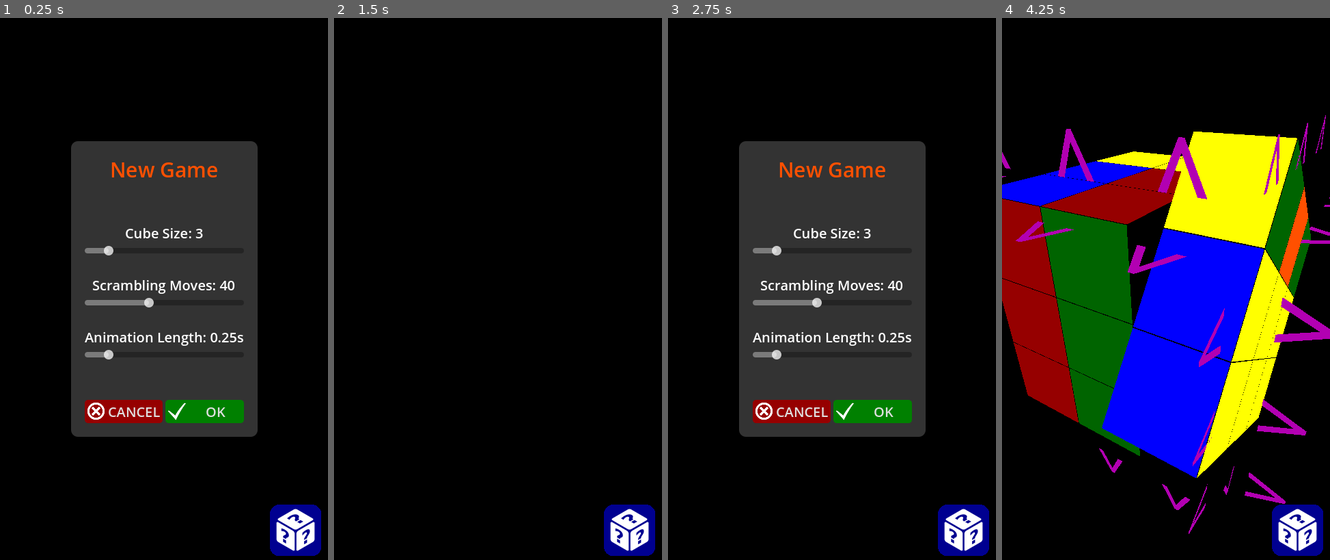
Above: before the commit, frames 1-4 (left to right).
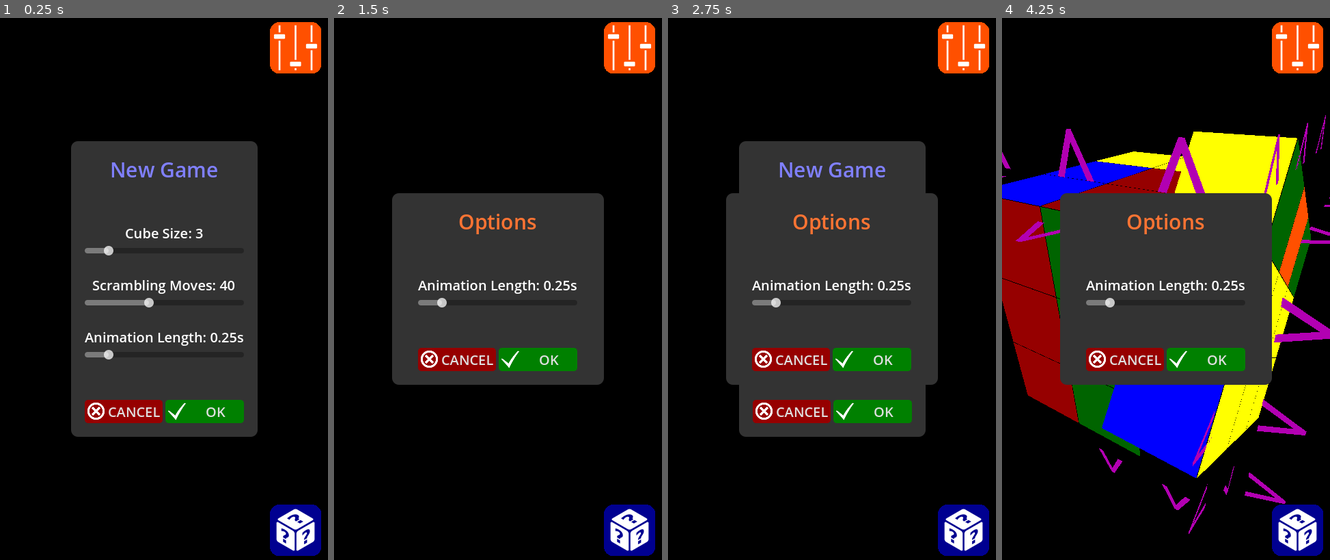
Above: after the commit, the same moments.

Repository: yannprada/n-cube
Game: Godot game, scene res://scenes/game/game.tscn
Two runs of this game, one before a commit and one after it. Both use one fixed random seed, a clock stepped at 60 frames per second and the inputs below.
Inputs (mouse positions are in pixels of both pictures, inside the frame that each line leads up to):
- Up to frame 1 (0.25 s): no input
- Up to frame 2 (1.5 s): click (629, 45) at 0.52 s; click "CANCEL" at 1.25 s
- Up to frame 3 (2.75 s): click (963, 532) at 2 s
- Up to frame 4 (4.25 s): click (1297, 532) at 2.75 s; click "OK" at 3.5 s

The runs differ from the first frame. In frame 1, 1.8% of the frame differs, in the area x 33-98%, y 0-30%; in frame 2, 24%; in frame 3, 8.3%; in frame 4, 24%, in the area x 17-98%, y 0-68%.

Commit message:
Added settings

Diff:
--- a/scenes/game/UI/UI.tscn
+++ b/scenes/game/UI/UI.tscn
@@ -1,10 +1,12 @@
-[gd_scene load_steps=15 format=3 uid="uid://vyvu0gq6q5xk"]
+[gd_scene load_steps=18 format=3 uid="uid://vyvu0gq6q5xk"]
 
 [ext_resource type="Script" uid="uid://cyuyfumpe4tkw" path="res://scenes/game/UI/ui.gd" id="1_lj5up"]
 [ext_resource type="Texture2D" uid="uid://bgpehx85u4oo2" path="res://assets/shuffle75.png" id="2_wgnrc"]
 [ext_resource type="Texture2D" uid="uid://cnv5ogsw7cl2r" path="res://assets/shuffle75pressed.png" id="3_84lt7"]
 [ext_resource type="Texture2D" uid="uid://boocgkjh3r2wn" path="res://assets/cancel75.png" id="4_2ttv2"]
+[ext_resource type="Texture2D" uid="uid://de1pexsyxa7pq" path="res://assets/settings75.png" id="4_dhitd"]
 [ext_resource type="Texture2D" uid="uid://yevb552t60ls" path="res://assets/ok75.png" id="5_u6q2i"]
+[ext_resource type="Texture2D" uid="uid://drm7qx0x6scea" path="res://assets/settings75pressed.png" id="5_ydonv"]
 
 [sub_resource type="StyleBoxFlat" id="StyleBoxFlat_iotsf"]
 bg_color = Color(0.2, 0.2, 0.2, 1)
@@ -13,9 +15,9 @@
 corner_radius_bottom_right = 10
 corner_radius_bottom_left = 10
 
-[sub_resource type="LabelSettings" id="LabelSettings_iotsf"]
+[sub_resource type="LabelSettings" id="LabelSettings_mjckw"]
 font_size = 30
-font_color = Color(1, 0.313726, 0, 1)
+font_color = Color(0.5, 0.5, 1, 1)
 
 [sub_resource type="StyleBoxEmpty" id="StyleBoxEmpty_lc2xo"]
 
@@ -66,6 +68,10 @@
 corner_radius_top_right = 5
 corner_radius_bottom_right = 5
 corner_radius_bottom_left = 5
+
+[sub_resource type="LabelSettings" id="LabelSettings_iotsf"]
+font_size = 30
+font_color = Color(1, 0.453333, 0.2, 1)
 
 [node name="UI" type="Control"]
 layout_mode = 3
@@ -79,7 +85,25 @@
 mouse_filter = 1
 script = ExtResource("1_lj5up")
 
-[node name="MarginContainer" type="MarginContainer" parent="."]
+[node name="TopRight" type="MarginContainer" parent="."]
+layout_mode = 1
+anchors_preset = 1
+anchor_left = 1.0
+anchor_right = 1.0
+offset_left = -85.0
+offset_bottom = 85.0
+grow_horizontal = 0
+theme_override_constants/margin_top = 10
+theme_override_constants/margin_right = 10
+
+[node name="Options" type="TextureButton" parent="TopRight"]
+unique_name_in_owner = true
+layout_mode = 2
+texture_normal = ExtResource("4_dhitd")
+texture_pressed = ExtResource("5_ydonv")
+stretch_mode = 4
+
+[node name="BottomRight" type="MarginContainer" parent="."]
 layout_mode = 1
 anchors_preset = 3
 anchor_left = 1.0
@@ -93,7 +117,7 @@
 theme_override_constants/margin_right = 10
 theme_override_constants/margin_bottom = 10
 
-[node name="NewGame" type="TextureButton" parent="MarginContainer"]
+[node name="NewGame" type="TextureButton" parent="BottomRight"]
 unique_name_in_owner = true
 layout_mode = 2
 tooltip_text = "Scramble"
@@ -130,7 +154,7 @@
 [node name="Label" type="Label" parent="NewGamePanel/MarginContainer/VBoxContainer"]
 layout_mode = 2
 text = "New Game"
-label_settings = SubResource("LabelSettings_iotsf")
+label_settings = SubResource("LabelSettings_mjckw")
 horizontal_alignment = 1
 
 [node name="HSeparator" type="HSeparator" parent="NewGamePanel/MarginContainer/VBoxContainer"]
@@ -217,9 +241,96 @@
 icon = ExtResource("5_u6q2i")
 expand_icon = true
 
-[connection signal="pressed" from="MarginContainer/NewGame" to="." method="_on_new_game_pressed"]
+[node name="OptionsPanel" type="PanelContainer" parent="."]
+unique_name_in_owner = true
+visible = false
+layout_mode = 1
+anchors_preset = 8
+anchor_left = 0.5
+anchor_top = 0.5
+anchor_right = 0.5
+anchor_bottom = 0.5
+offset_left = -155.0
+offset_top = -133.0
+offset_right = 155.0
+offset_bottom = 133.0
+grow_horizontal = 2
+grow_vertical = 2
+theme_override_styles/panel = SubResource("StyleBoxFlat_iotsf")
+
+[node name="MarginContainer" type="MarginContainer" parent="OptionsPanel"]
+layout_mode = 2
+size_flags_horizontal = 4
+size_flags_vertical = 4
+theme_override_constants/margin_left = 20
+theme_override_constants/margin_top = 20
+theme_override_constants/margin_right = 20
+theme_override_constants/margin_bottom = 20
+
+[node name="VBoxContainer" type="VBoxContainer" parent="OptionsPanel/MarginContainer"]
+layout_mode = 2
+
+[node name="Label" type="Label" parent="OptionsPanel/MarginContainer/VBoxContainer"]
+layout_mode = 2
+text = "Options"
+label_settings = SubResource("LabelSettings_iotsf")
+horizontal_alignment = 1
+
+[node name="HSeparator" type="HSeparator" parent="OptionsPanel/MarginContainer/VBoxContainer"]
+layout_mode = 2
+theme_override_constants/separation = 50
+theme_override_styles/separator = SubResource("StyleBoxEmpty_lc2xo")
+
+[node name="TweenLabelOpt" type="Label" parent="OptionsPanel/MarginContainer/VBoxContainer"]
+unique_name_in_owner = true
+layout_mode = 2
+text = "Animation Length: 0.25s"
+horizontal_alignment = 1
+
+[node name="TweenSliderOpt" type="HSlider" parent="OptionsPanel/MarginContainer/VBoxContainer"]
+unique_name_in_owner = true
+layout_mode = 2
+max_value = 2.0
+step = 0.05
+value = 0.25
+
+[node name="HSeparator4" type="HSeparator" parent="OptionsPanel/MarginContainer/VBoxContainer"]
+layout_mode = 2
+theme_override_constants/separation = 50
+theme_override_styles/separator = SubResource("StyleBoxEmpty_lc2xo")
+
+[node name="HBoxContainer" type="HBoxContainer" parent="OptionsPanel/MarginContainer/VBoxContainer"]
+layout_mode = 2
+
+[node name="Cancel" type="Button" parent="OptionsPanel/MarginContainer/VBoxContainer/HBoxContainer"]
+layout_mode = 2
+size_flags_horizontal = 3
+theme_override_styles/focus = SubResource("StyleBoxEmpty_215e1")
+theme_override_styles/hover = SubResource("StyleBoxFlat_7sc4i")
+theme_override_styles/pressed = SubResource("StyleBoxFlat_80cx4")
+theme_override_styles/normal = SubResource("StyleBoxFlat_7sc4i")
+text = "CANCEL"
+icon = ExtResource("4_2ttv2")
+expand_icon = true
+
+[node name="OK" type="Button" parent="OptionsPanel/MarginContainer/VBoxContainer/HBoxContainer"]
+layout_mode = 2
+size_flags_horizontal = 3
+theme_override_styles/focus = SubResource("StyleBoxEmpty_iotsf")
+theme_override_styles/hover = SubResource("StyleBoxFlat_xa8c5")
+theme_override_styles/pressed = SubResource("StyleBoxFlat_lc2xo")
+theme_override_styles/normal = SubResource("StyleBoxFlat_xa8c5")
+text = "OK"
+icon = ExtResource("5_u6q2i")
+expand_icon = true
+
+[connection signal="pressed" from="TopRight/Options" to="." method="_on_options_pressed"]
+[connection signal="pressed" from="BottomRight/NewGame" to="." method="_on_new_game_pressed"]
 [connection signal="value_changed" from="NewGamePanel/MarginContainer/VBoxContainer/SizeSlider" to="." method="_on_size_slider_value_changed"]
 [connection signal="value_changed" from="NewGamePanel/MarginContainer/VBoxContainer/ScramblingSlider" to="." method="_on_scrambling_slider_value_changed"]
 [connection signal="value_changed" from="NewGamePanel/MarginContainer/VBoxContainer/TweenSlider" to="." method="_on_tween_slider_value_changed"]
 [connection signal="pressed" from="NewGamePanel/MarginContainer/VBoxContainer/HBoxContainer/Cancel" to="." method="_on_new_game_cancel_pressed"]
 [connection signal="pressed" from="NewGamePanel/MarginContainer/VBoxContainer/HBoxContainer/OK" to="." method="_on_new_game_ok_pressed"]
+[connection signal="value_changed" from="OptionsPanel/MarginContainer/VBoxContainer/TweenSliderOpt" to="." method="_on_tween_slider_opt_value_changed"]
+[connection signal="pressed" from="OptionsPanel/MarginContainer/VBoxContainer/HBoxContainer/Cancel" to="." method="_on_options_cancel_pressed"]
+[connection signal="pressed" from="OptionsPanel/MarginContainer/VBoxContainer/HBoxContainer/OK" to="." method="_on_options_ok_pressed"]
--- a/scenes/game/UI/ui.gd
+++ b/scenes/game/UI/ui.gd
@@ -1,16 +1,12 @@
 extends Control
 
-signal new_game(size: int, moves: int, duration: float)
+var _tween_duration: float = 0.25
+
+signal new_game(size: int, moves: int)
+signal tween_duration_changed(value: float)
 
 
-func disable() -> void:
-	%NewGame.disabled = true
-
-
-func enable() -> void:
-	%NewGame.disabled = false
-
-
+# NEW GAME
 func _on_size_slider_value_changed(value: int) -> void:
 	%SizeLabel.text = 'Cube Size: ' + str(value)
 
@@ -24,10 +20,14 @@
 
 
 func _on_new_game_ok_pressed() -> void:
-	new_game.emit(%SizeSlider.value, %ScramblingSlider.value, %TweenSlider.value)
+	var moves = %ScramblingSlider.value
+	_tween_duration = %TweenSlider.value
+	tween_duration_changed.emit(_tween_duration)
+	new_game.emit(%SizeSlider.value, moves)
+
 	%NewGamePanel.hide()
 	%NewGame.disabled = true
-	await get_tree().create_timer(%ScramblingSlider.value * %TweenSlider.value).timeout
+	await get_tree().create_timer(moves * _tween_duration).timeout
 	%NewGame.disabled = false
 
 
@@ -37,3 +37,22 @@
 
 func _on_new_game_pressed() -> void:
 	%NewGamePanel.show()
+
+# OPTIONS
+func _on_tween_slider_opt_value_changed(value: float) -> void:
+	%TweenLabelOpt.text = 'Animation Length: %.2fs' % value
+
+
+func _on_options_ok_pressed() -> void:
+	%OptionsPanel.hide()
+	_tween_duration = %TweenSliderOpt.value
+	tween_duration_changed.emit(_tween_duration)
+
+
+func _on_options_cancel_pressed() -> void:
+	%OptionsPanel.hide()
+
+
+func _on_options_pressed() -> void:
+	%TweenSliderOpt.value = _tween_duration
+	%OptionsPanel.show()
--- a/scenes/game/game.gd
+++ b/scenes/game/game.gd
@@ -1,8 +1,11 @@
 extends Node
 
 
-func _on_ui_new_game(size: int, moves: int, tween_duration: float) -> void:
+func _on_ui_new_game(size: int, moves: int) -> void:
 	%World.clear()
-	%World.set_tween_duration(tween_duration)
 	%World.generate(size)
 	%World.scramble(moves)
+
+
+func _on_ui_tween_duration_changed(value: float) -> void:
+	%World.set_tween_duration(value)
--- a/scenes/game/game.tscn
+++ b/scenes/game/game.tscn
@@ -14,3 +14,4 @@
 unique_name_in_owner = true
 
 [connection signal="new_game" from="UI" to="." method="_on_ui_new_game"]
+[connection signal="tween_duration_changed" from="UI" to="." method="_on_ui_tween_duration_changed"]
Binary file added: assets/settings75.png
Not shown, added: assets/settings75.png.import
Binary file added: assets/settings75pressed.png
Not shown, added: assets/settings75pressed.png.import
